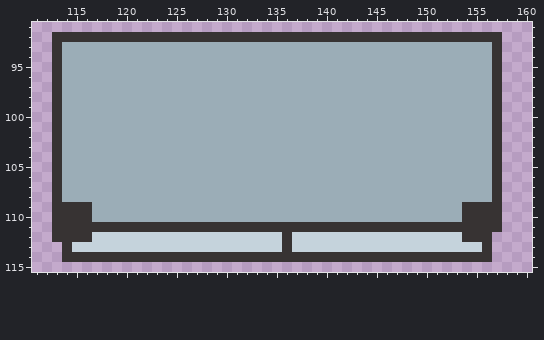
Two states of a pixel-art file, Assets/Scenes/Fridge 3.ase. Above, as it was before the edit.
280x200 pixels, 1 frame. Shown: x 111..160, y 91..115.
The result:
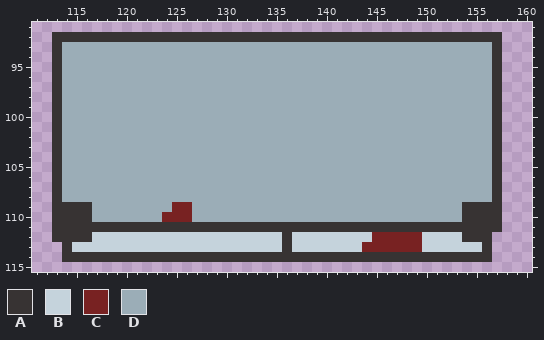
Palette (. is transparent): A #373333  B #c5d3dc  C #782222  D #9badb7
The exact change:
y 109: x 125..126 DD -> CC
y 110: x 124..126 DDD -> CCC
y 112: x 145..149 BBBBB -> CCCCC
y 113: x 144..149 BBBBBB -> CCCCCC
